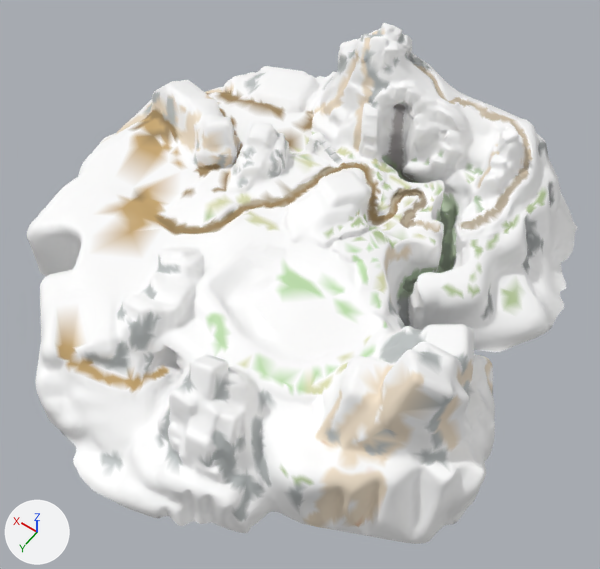
The glTF model UKONG/models/UKONG-ISLAND.glb, before and after one commit.
Both versions are drawn from a 50 mm lens placed at (-956.0, 1215.0, 1628.0), pointed at (-177.0, 126.0, -84.0). The lights are fixed; the arrows at lower left show +X, +Y and +Z. The picture after the commit comes second. Vertices at exactly the same position are counted once.

Objects in the first picture: '1-LANDSCAPE'.
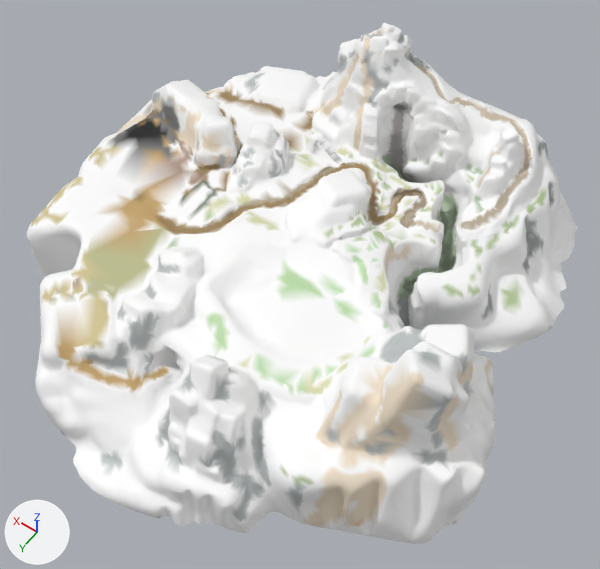
Pixel boxes (x1, y1, x2, y2) of what changed, in the pictures (600 x 569 px):
part 1 of me_layer_2, recoloured: (30, 118, 214, 351) in both
part 2 of me_layer_2, recoloured: (32, 100, 219, 346) in both
part 3 of me_layer_2, recoloured (darker): (127, 103, 219, 231) in both
part 4 of me_layer_2, recoloured: (50, 94, 219, 305) in both

What the commit changed:
me_layer_2 has 45903 vertices, 91818 faces and spans x -830.0..719.0, y -806.0..829.0, z -202.0..292.0.
me_layer_2 is used by ob_1_landscape; location (0.0, 0.0, 0.0).
me_layer_2 part 1: 350 faces centred in x 58.0..570.0, y -78.0..622.0, z -42.0..33.0 are repainted in the vertex colours; the middle colour goes from white #ffffff to beige #d0c28f.
me_layer_2 part 2: 200 faces centred in x 77.0..557.0, y -117.0..608.0, z -34.0..40.0 are repainted in the vertex colours; the middle colour goes from white #ffffff to beige #bebe8f.
me_layer_2 part 3: 244 faces centred in x 154.0..556.0, y -125.0..229.0, z -43.0..50.0 are repainted in the vertex colours; the middle colour goes from yellow #bba66d to grey #747474.
me_layer_2 part 4: 65 faces centred in x 126.0..563.0, y -124.0..572.0, z -35.0..47.0 are repainted in the vertex colours; the middle colour goes from white #ffffff to beige #beba8f.
